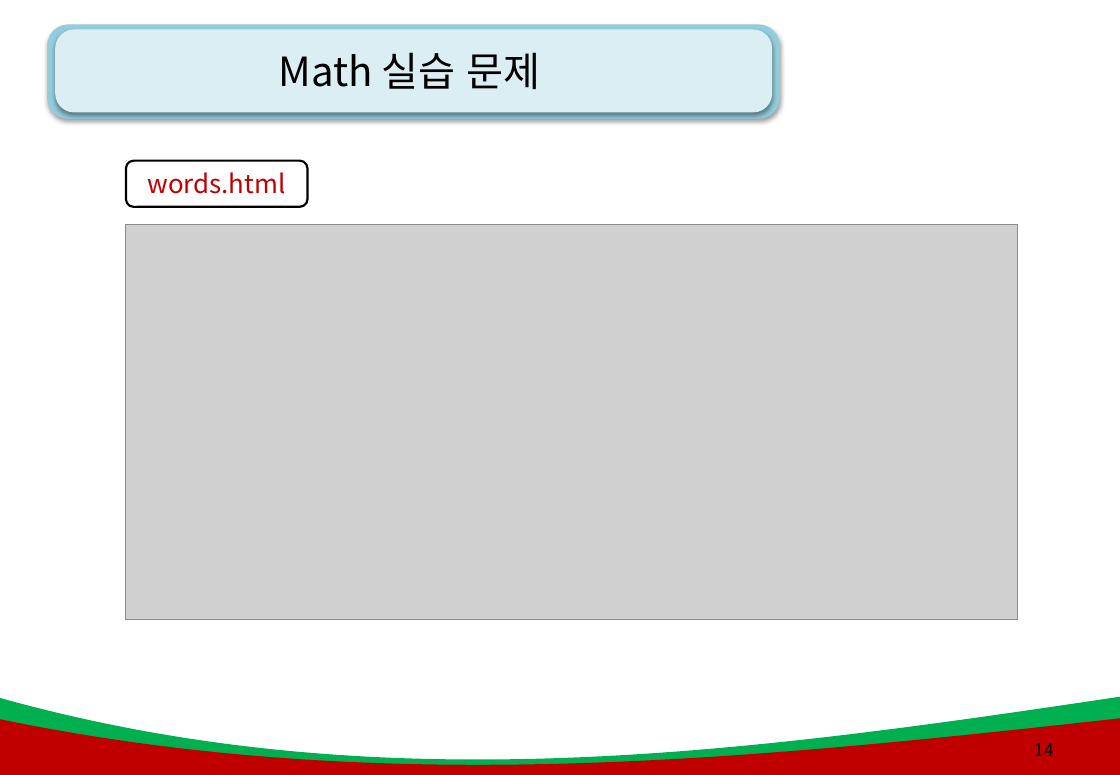
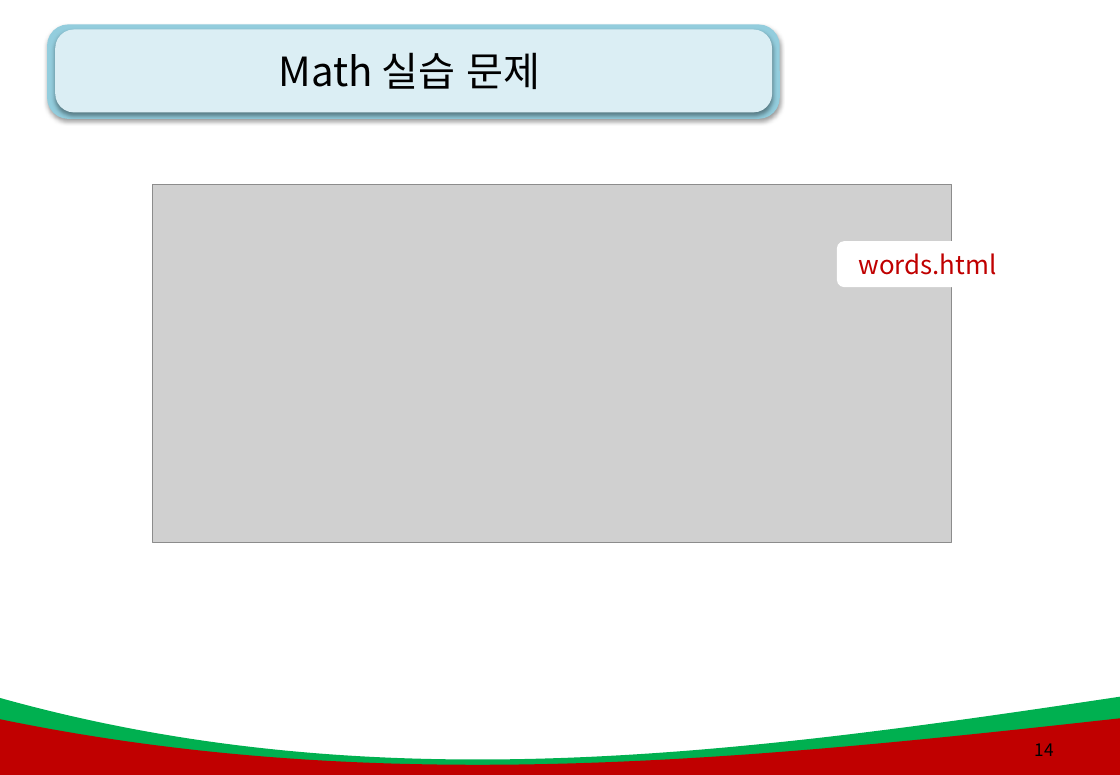
Before and after one commit to kiyongee2/green_project_web, a slide deck: slide 14 of js_ppt/6강. js_객체(오브젝트).pptx. Drawn at 1120x775 pixels with LibreOffice and Linux fonts; fonts in the diff are those of the drawing; grey boxes stand for pictures; background and template pictures are left out. Boxes give left, top, right and bottom in pixels: in the first picture for what was removed or moved away, otherwise in the second. Text is boxed around its words. In the diff, an @@ line names an element or a change of style, - is before the commit and + after.

```diff
--- a/js_ppt/6강. js_객체(오브젝트).pptx
+++ b/js_ppt/6강. js_객체(오브젝트).pptx
@@ picture: place and size @@
-picture at (126,225,1018,620)
+picture at (153,184,952,542)
@@ rounded rectangle "words.html": place and size @@
-rounded rectangle "words.html" at (126,160,308,207)
+rounded rectangle "words.html" at (837,241,1019,287)
@@ rounded rectangle "words.html" at (837,241,1019,287): outline #000000 1.5 pt to none @@
```
Also in this commit, not shown: 9 other slides changed, 1 slide added, 37 other files.
